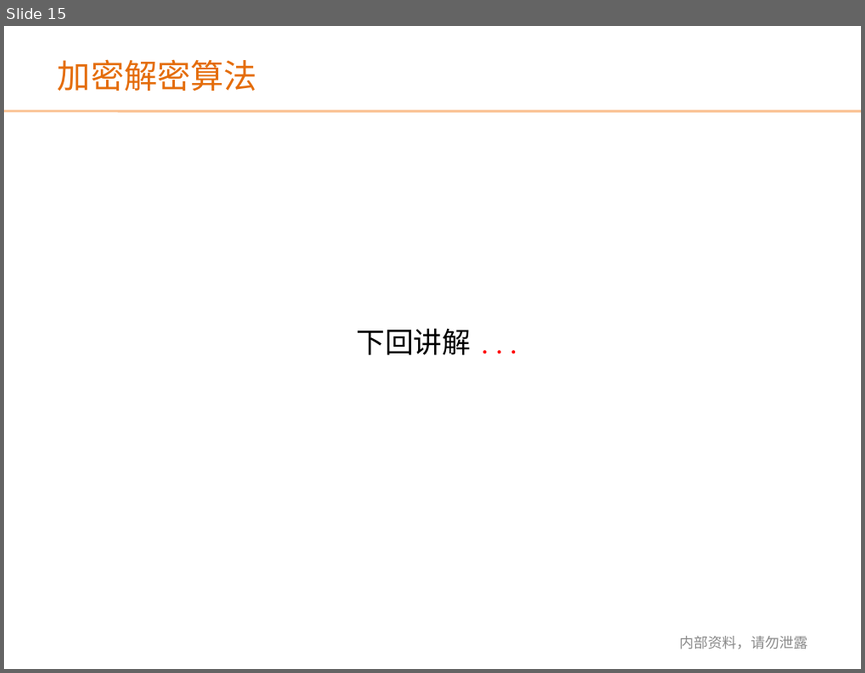
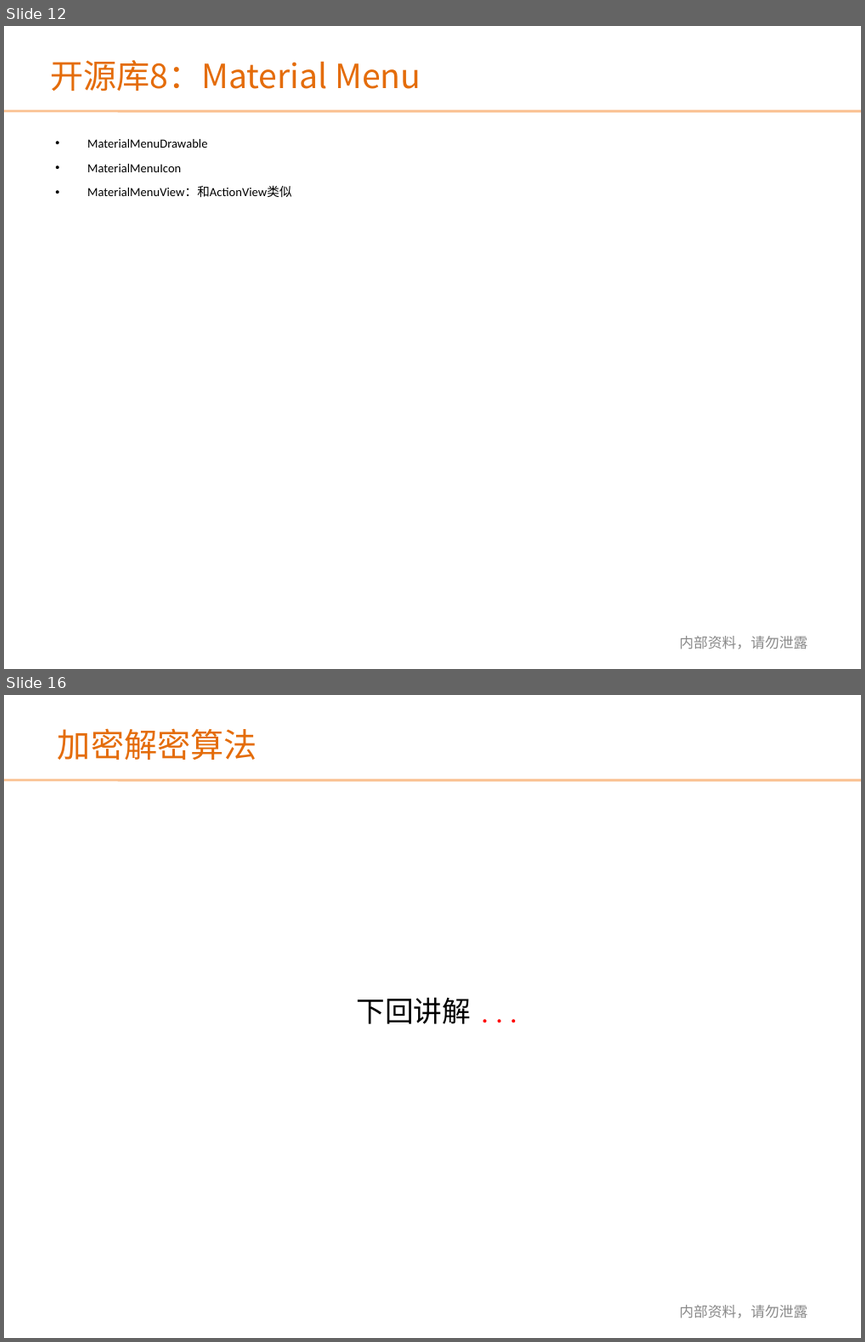
Before and after one commit to renbeyond/shareDemos, a slide deck: Android知识分享交流11_MD初涉_Bauer_3:10/Android知识分享交流_MD初涉_Bauer.ppt. Shown one above the other, each under a label of ours: slide 15 before the commit, slides 12 and 16 after it; the slides between them are not shown. The pictures are 865x673 and 865x1342 pixels, drawn with LibreOffice and Linux fonts; fonts in the diff are those of the drawing; background and template pictures are left out. Boxes give left, top, right and bottom in pixels: in the first picture for what was removed or moved away, otherwise in the second. Text is boxed around its words. In the diff, an @@ line names an element or a change of style, - is before the commit and + after.

```diff
--- a/Android知识分享交流11_MD初涉_Bauer_3:10/Android知识分享交流_MD初涉_Bauer.ppt
+++ b/Android知识分享交流11_MD初涉_Bauer_3:10/Android知识分享交流_MD初涉_Bauer.ppt
@@ slide 12 added at box(4, 26, 861, 669), background picture (left out); not listed: 1 template element that a slide beside it also shows @@
@@ text added at box(50, 60, 420, 91), 28 pt, text #E46C0A @@
+开源库8：Material Menu
@@ text added at box(87, 139, 291, 197), 10.4 pt, text #000000 @@
+• MaterialMenuDrawable
+• MaterialMenuIcon
+• MaterialMenuView：和ActionView类似
@@ text added at box(679, 635, 807, 649), 12 pt, text #898989 @@
+内部资料，请勿泄露
@@ what was slide 15 is now slide 16 @@
```
Also in this commit, not shown: 3 slides changed, 9 other slides added, 9 slides removed, 33 other files.
